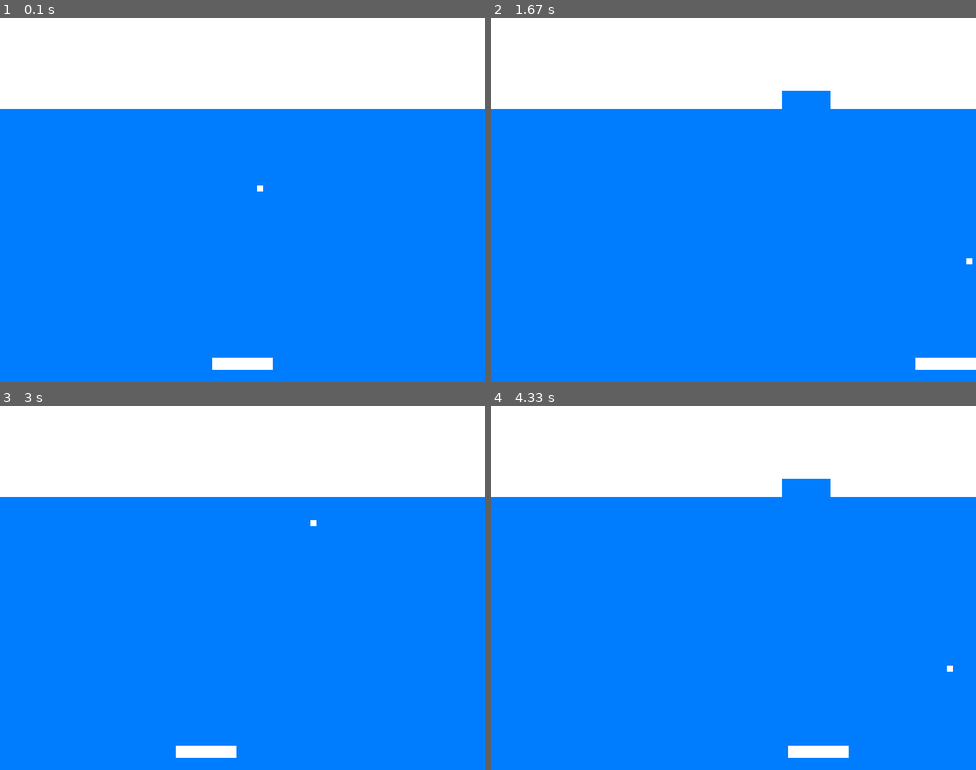
Above: before the commit, frames 1-4 (two rows, left to right).
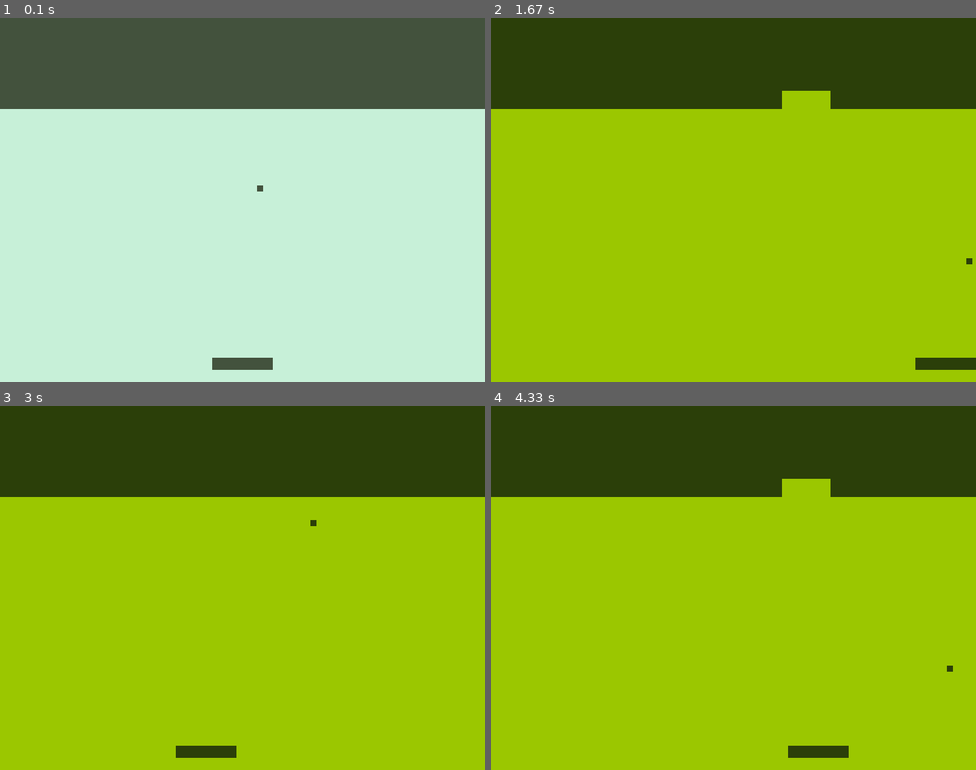
Above: after the commit, the same moments.

Repository: BjoernSchilberg/pygame_breakout
Game: pygame game, started from main.py
The game is run twice, just before and just after one commit, with the same random seed, the same clock (stepped at 60 frames per second) and the same inputs.
Inputs:
- Up to frame 1 (0.1 s): no input
- Up to frame 2 (1.67 s): hold P 0.33-0.8 s; hold Right 0.33-0.8 s; hold Right 0.83-1.3 s; hold Right from 1.33 s (still down)
- Up to frame 3 (3 s): release Right at 1.8 s; hold Left 1.83-2.37 s; hold Left 2.4-2.8 s; hold Right from 2.83 s (still down)
- Up to frame 4 (4.33 s): release Right at 3.47 s; hold Left 3.5-3.97 s; hold Right from 4 s (still down)

The runs differ from the first frame. In frame 1, 100% of the frame differs, in the area x 0-100%, y 0-100%; in frame 2, 100%; in frame 3, 100%; in frame 4, 100%.

Commit message:
Cycle through color palettes

Diff:
--- a/main.py
+++ b/main.py
@@ -8,9 +8,33 @@
 # Screen dimensions
 WIDTH, HEIGHT = 800, 600
 
-# Colors
-BG_COLOR = (0, 125, 255)
-FG_COLOR = (255, 255, 255)
+
+def hex_to_rgb(hex_color):
+    hex_color = hex_color.lstrip("#")
+    return tuple(int(hex_color[i : i + 2], 16) for i in (0, 2, 4))
+
+
+# Nokia 3310 original
+NOKIA_ORIGINAL_BG = hex_to_rgb("#c7f0d8")
+NOKIA_ORIGINAL_FG = hex_to_rgb("#43523d")
+
+# Nokia 3310 harsh
+NOKIA_HARSH_BG = hex_to_rgb("#9bc700")
+NOKIA_HARSH_FG = hex_to_rgb("#2b3f09")
+
+# Nokia 3310 gray
+NOKIA_GRAY_BG = hex_to_rgb("#879188")
+NOKIA_GRAY_FG = hex_to_rgb("#1a1914")
+
+
+# Nokia 3310 color palettes
+PALETTES = [
+    (NOKIA_ORIGINAL_BG, NOKIA_ORIGINAL_FG),  # Default palette
+    (NOKIA_HARSH_BG, NOKIA_HARSH_FG),
+    (NOKIA_GRAY_BG, NOKIA_GRAY_FG),
+]
+current_palette_index = 0
+BG_COLOR, FG_COLOR = PALETTES[current_palette_index]
 
 
 class Paddle:
@@ -107,6 +131,8 @@
         import asyncio  # Required for pygbag compatibility
 
         async def main_loop():
+            global BG_COLOR, FG_COLOR, current_palette_index
+
             while self.running:
                 self.screen.fill(BG_COLOR)
 
@@ -114,6 +140,13 @@
                 for event in pygame.event.get():
                     if event.type == pygame.QUIT:
                         self.running = False
+                    # Cycle through color palettes
+                    if event.type == pygame.KEYDOWN:
+                        if event.key == pygame.K_p:
+                            current_palette_index = (current_palette_index + 1) % len(
+                                PALETTES
+                            )
+                            BG_COLOR, FG_COLOR = PALETTES[current_palette_index]
 
                 # Move paddle and ball
                 keys = pygame.key.get_pressed()
